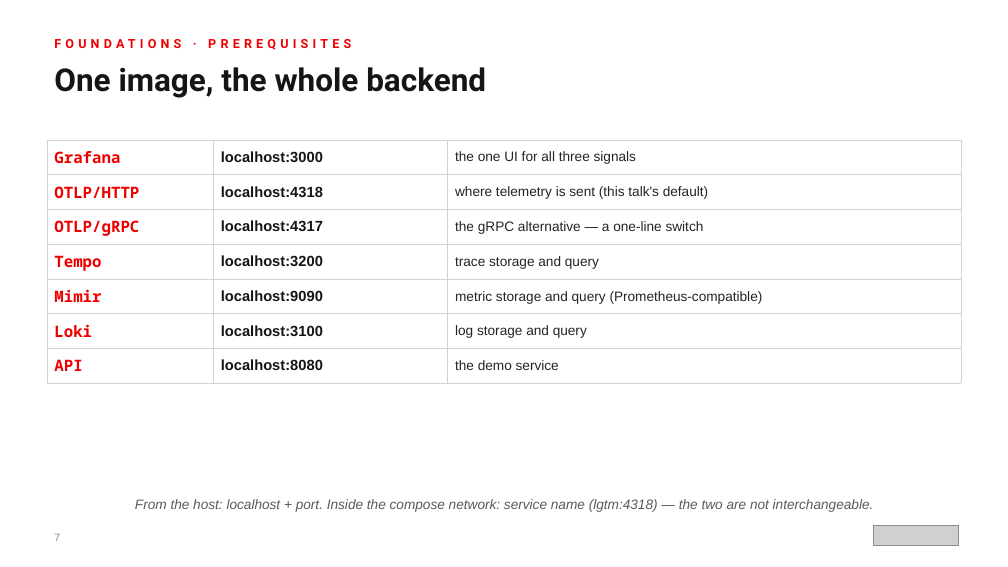
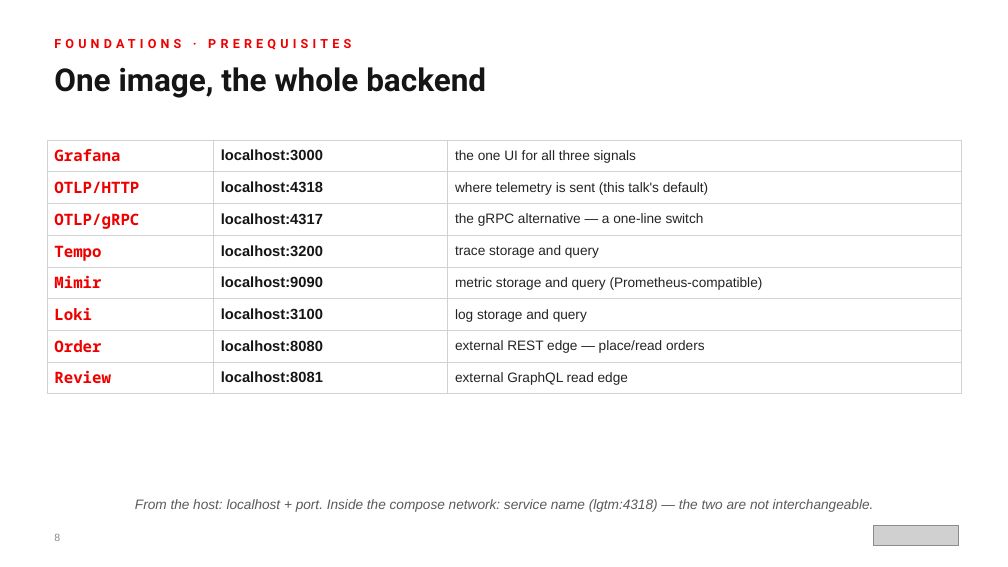
Before and after one commit to patterncatalyst/observability-python-otel-lgtm, a slide deck: slide 8 of presentations/otel-lgtm-python.pptx (slide 7 before the commit). Drawn at 1008x567 pixels with LibreOffice and Linux fonts; fonts in the diff are those of the drawing; grey boxes stand for pictures. Boxes give left, top, right and bottom in pixels: in the first picture for what was removed or moved away, otherwise in the second. Text is boxed around its words. In the diff, an @@ line names an element or a change of style, - is before the commit and + after.

```diff
--- a/presentations/otel-lgtm-python.pptx
+++ b/presentations/otel-lgtm-python.pptx
@@ table at (x1=47, y1=140, x2=961, y2=507) @@
-row 7: API | localhost:8080 | the demo service
+row 7: Order | localhost:8080 | external REST edge — place/read orders
+row 8: Review | localhost:8081 | external GraphQL read edge
@@ text at (x1=54, y1=534, x2=60, y2=541): text changed @@
-7
+8
```
Also in this commit, not shown: 25 other slides changed, 3 slides added, 1 other file.
